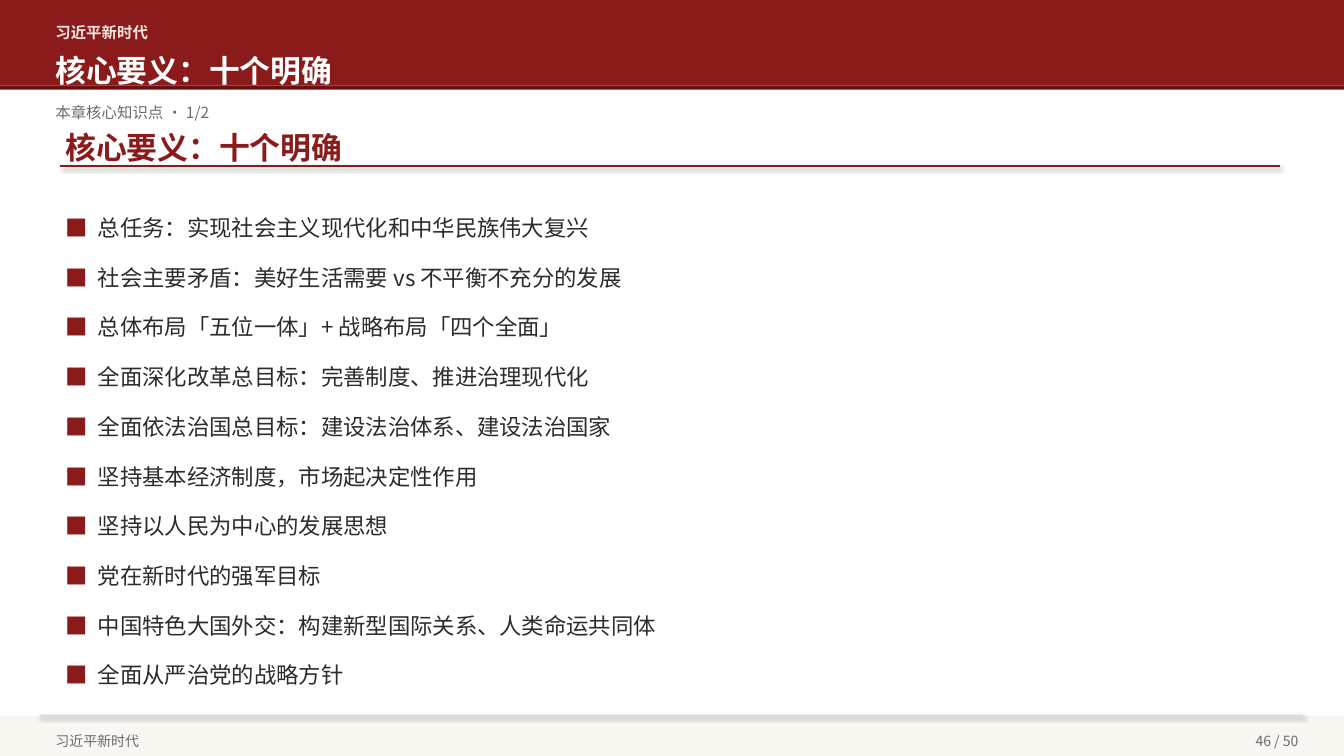
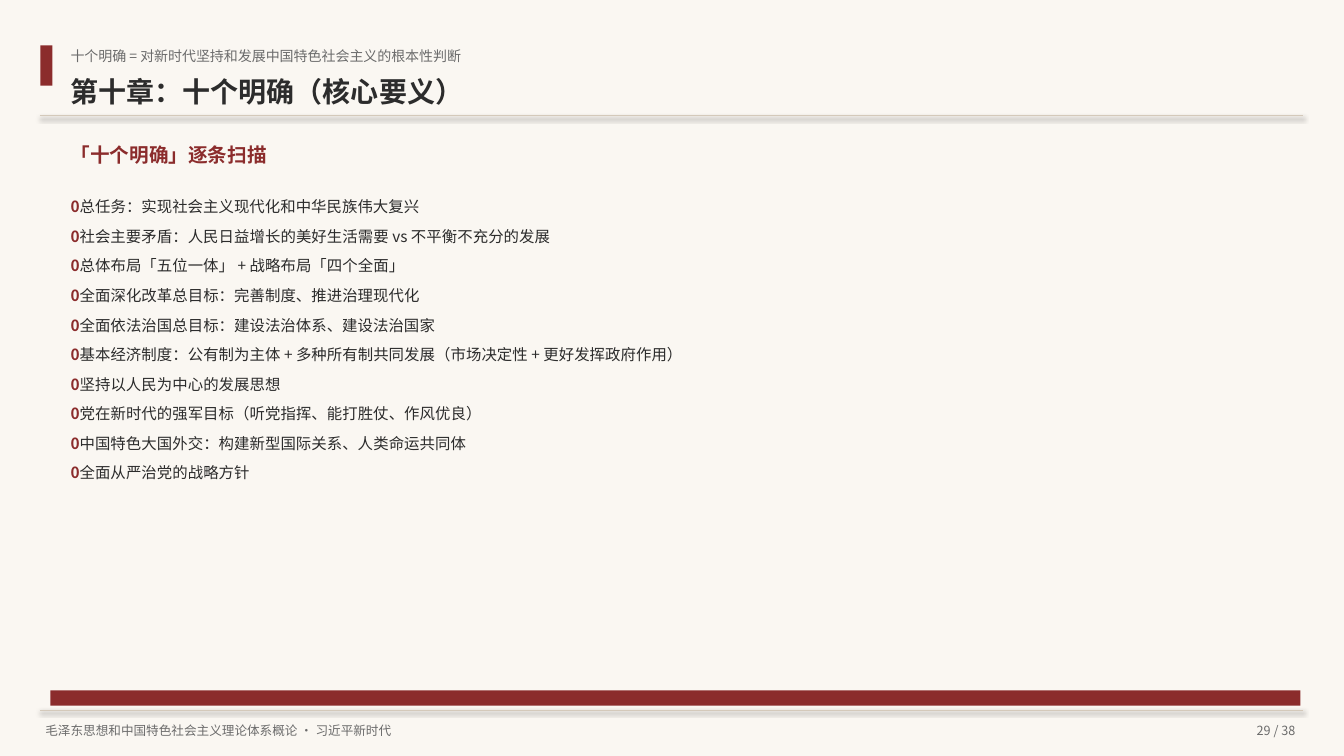
Before and after one commit to hsy358/obsidian-vault, a slide deck: slide 29 of 03-资源/PPT/毛泽东思想和中国特色社会主义理论体系概论 教学大纲概览.pptx (slide 46 before the commit). Drawn at 1344x756 pixels with LibreOffice and Linux fonts; fonts in the diff are those of the drawing. Boxes give left, top, right and bottom in pixels: in the first picture for what was removed or moved away, otherwise in the second. Text is boxed around its words. In the diff, an @@ line names an element or a change of style, - is before the commit and + after.

```diff
--- a/03-资源/PPT/毛泽东思想和中国特色社会主义理论体系概论 教学大纲概览.pptx
+++ b/03-资源/PPT/毛泽东思想和中国特色社会主义理论体系概论 教学大纲概览.pptx
@@ rectangle removed at (x1=0, y1=0, x2=1344, y2=86) @@
@@ rectangle added at (x1=0, y1=0, x2=1344, y2=756), fill #FAF7F2 @@
@@ text removed at (x1=55, y1=25, x2=148, y2=40) @@
-习近平新时代
@@ rectangle added at (x1=40, y1=45, x2=52, y2=86), fill #8B2C2C @@
@@ text added at (x1=71, y1=49, x2=461, y2=62), 10 pt, text #6B6B6B @@
+十个明确 = 对新时代坚持和发展中国特色社会主义的根本性判断
@@ rectangle removed at (x1=0, y1=86, x2=1344, y2=90) @@
@@ text at (x1=71, y1=78, x2=464, y2=105): text changed; size 22 to 20 pt; text colour #FFFFFF to #2C2C2C @@
-核心要义：十个明确
+第十章：十个明确（核心要义）
@@ line moved from (60, 166) - (1280, 166) to (40, 116) - (1304, 116) @@
@@ line (40, 116) - (1304, 116): stroke #8B1A1A 1.5 pt to #D4C9BA 0.75 pt @@
@@ text removed at (x1=55, y1=105, x2=209, y2=121) @@
-本章核心知识点 · 1/2
@@ text at (x1=71, y1=145, x2=267, y2=164): text changed; size 22 to 14 pt; text colour #8B1A1A to #8B2C2C @@
-核心要义：十个明确
+「十个明确」逐条扫描
@@ text at (x1=71, y1=199, x2=682, y2=480): text changed; size 16 to 11 pt @@
-■ 总任务：实现社会主义现代化和中华民族伟大复兴
-■ 社会主要矛盾：美好生活需要 vs 不平衡不充分的发展
-■ 总体布局「五位一体」+ 战略布局「四个全面」
-■ 全面深化改革总目标：完善制度、推进治理现代化
-■ 全面依法治国总目标：建设法治体系、建设法治国家
-■ 坚持基本经济制度，市场起决定性作用
-■ 坚持以人民为中心的发展思想
-■ 党在新时代的强军目标
-■ 中国特色大国外交：构建新型国际关系、人类命运共同体
-■ 全面从严治党的战略方针
+0总任务：实现社会主义现代化和中华民族伟大复兴
+0社会主要矛盾：人民日益增长的美好生活需要 vs 不平衡不充分的发展
+0总体布局「五位一体」 + 战略布局「四个全面」
+0全面深化改革总目标：完善制度、推进治理现代化
+0全面依法治国总目标：建设法治体系、建设法治国家
+0基本经济制度：公有制为主体 + 多种所有制共同发展（市场决定性 + 更好发挥政府作用）
+0坚持以人民为中心的发展思想
+0党在新时代的强军目标（听党指挥、能打胜仗、作风优良）
+0中国特色大国外交：构建新型国际关系、人类命运共同体
+0全面从严治党的战略方针
@@ line moved from (40, 716) - (1304, 716) to (40, 711) - (1304, 711) @@
@@ line (40, 711) - (1304, 711): stroke #E0D5C5 0.75 pt to #D4C9BA 0.75 pt @@
@@ rectangle resized from (x1=0, y1=716, x2=1344, y2=756) to (x1=50, y1=691, x2=1301, y2=706) @@
@@ rectangle at (x1=50, y1=691, x2=1301, y2=706): fill #FAF7F2 to #8B2C2C @@
@@ text at (x1=45, y1=724, x2=392, y2=736): text changed; size 10 to 9 pt @@
-习近平新时代
+毛泽东思想和中国特色社会主义理论体系概论 · 习近平新时代
@@ text removed at (x1=1256, y1=735, x2=1299, y2=746) @@
-46 / 50
@@ text added at (x1=1257, y1=725, x2=1295, y2=735), 9 pt, text #6B6B6B @@
+29 / 38
```
Also in this commit, not shown: 14 other slides changed, 21 slides added, 36 slides removed, 1 other file.
